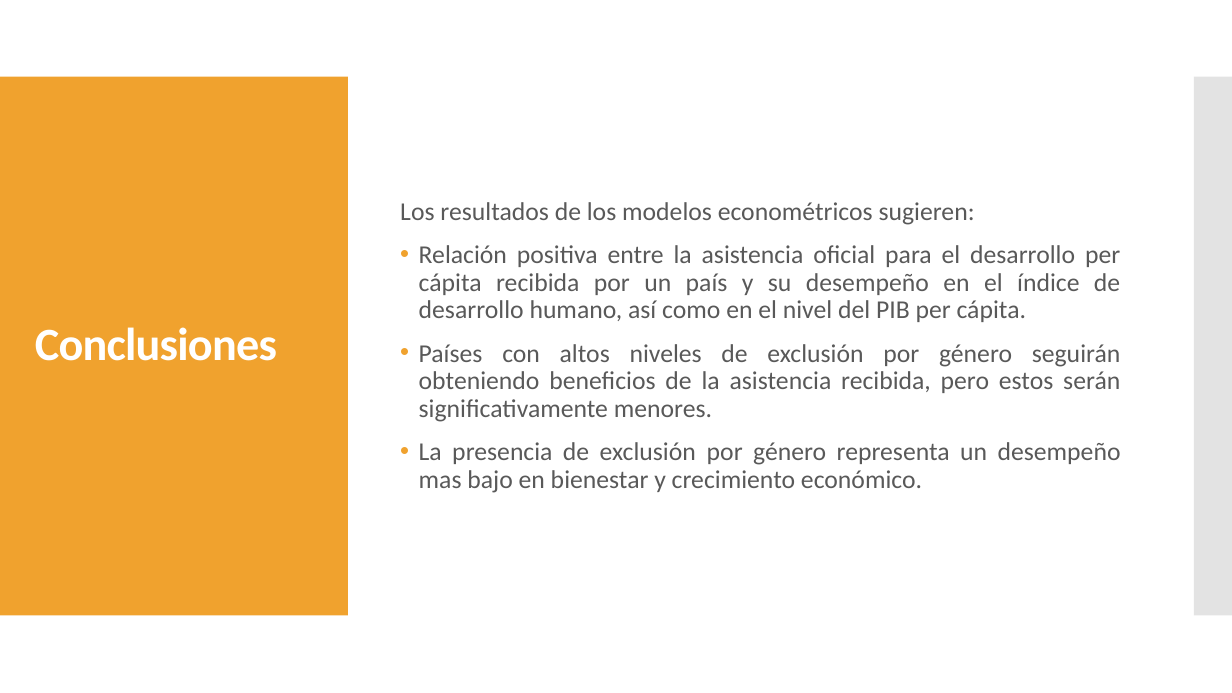
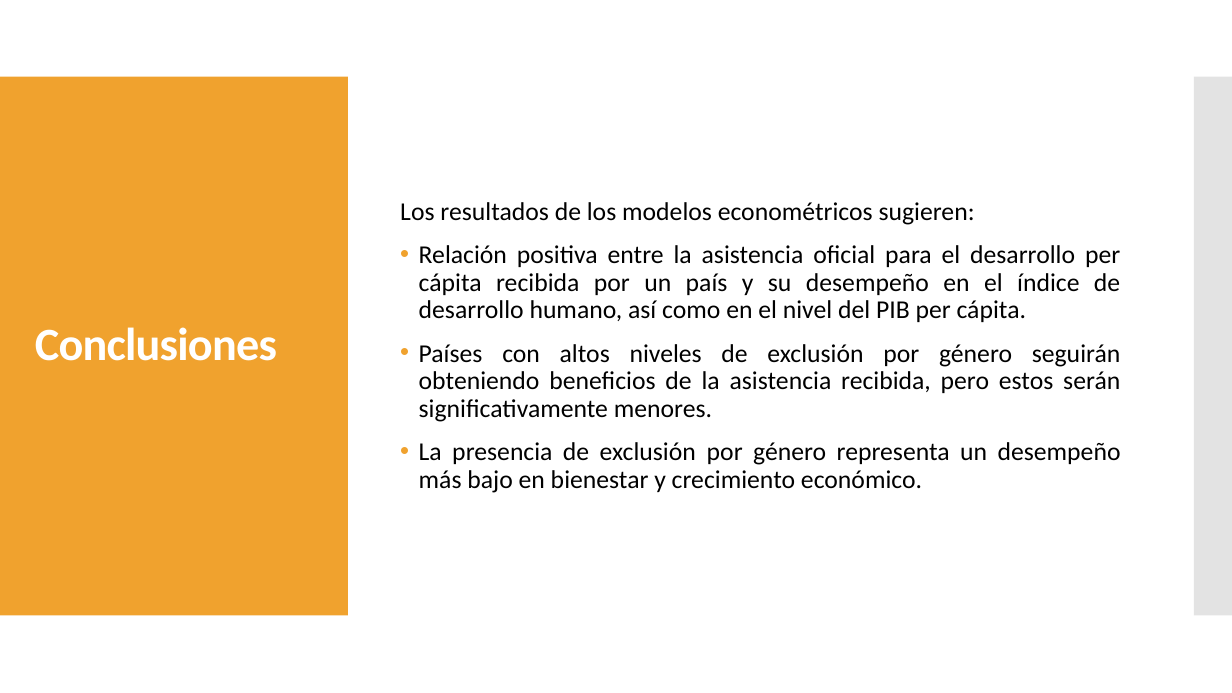
Before and after one commit to oemc/PES_research, a slide deck: slide 17 of Trabajo final/El efecto de la Asistencia Oficial para el desarrollo.pptx (slide 7 before the commit). Drawn at 1232x693 pixels with LibreOffice and Linux fonts; fonts in the diff are those of the drawing. Boxes give left, top, right and bottom in pixels: in the first picture for what was removed or moved away, otherwise in the second. Text is boxed around its words. In the diff, an @@ line names an element or a change of style, - is before the commit and + after.

```diff
--- a/Trabajo final/El efecto de la Asistencia Oficial para el desarrollo.pptx
+++ b/Trabajo final/El efecto de la Asistencia Oficial para el desarrollo.pptx
@@ text at <box>400,202,1121,422</box>: text colour #595959 to #000000 in "Los resultados de los modelos econométricos sugieren:", "Relación positiva entre la asistencia oficial para ...", "Países con altos niveles de exclusión por ..." @@
@@ text at <box>419,442,1121,493</box>: text changed; text colour #595959 to #000000 @@
-• La presencia de exclusión por género representa un desempeño mas bajo en bienestar y crecimiento económico.
+• La presencia de exclusión por género representa un desempeño más bajo en bienestar y crecimiento económico.
```
Also in this commit, not shown: 5 other slides changed, 12 slides added, 2 slides removed, 11 other files.
